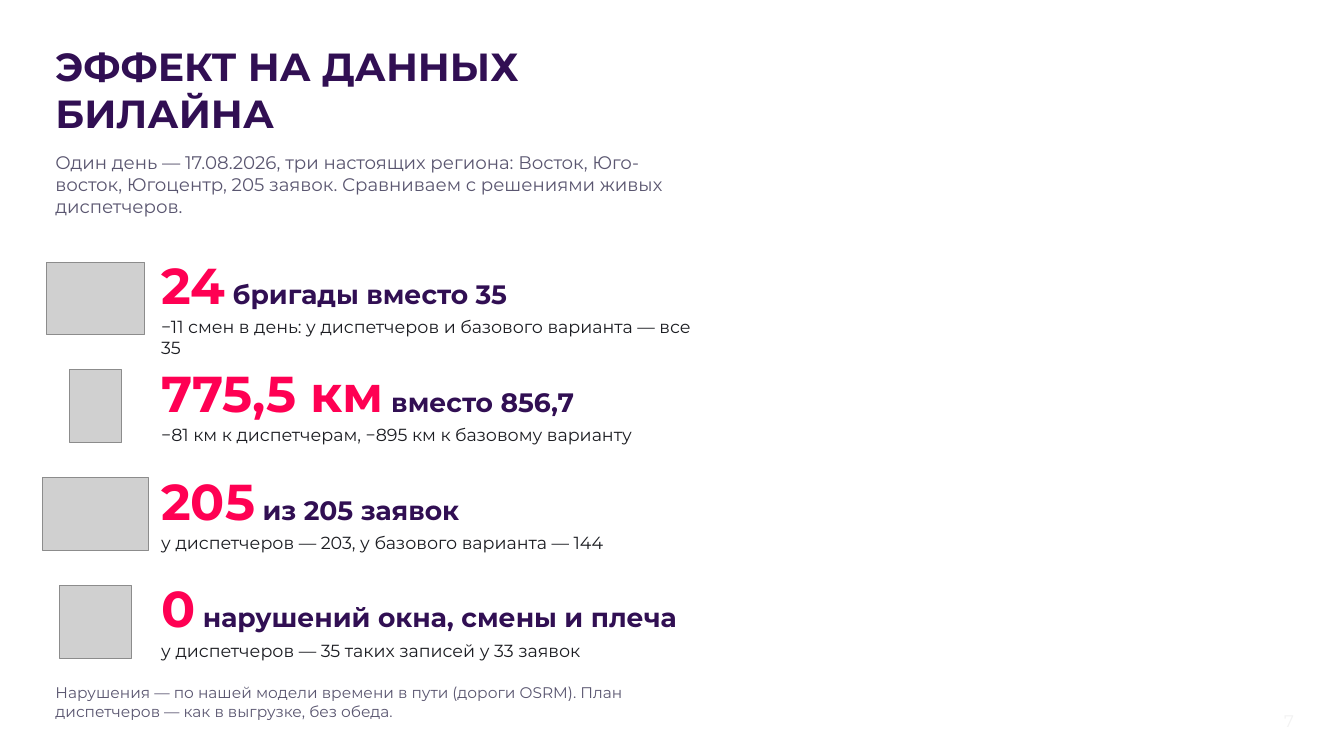
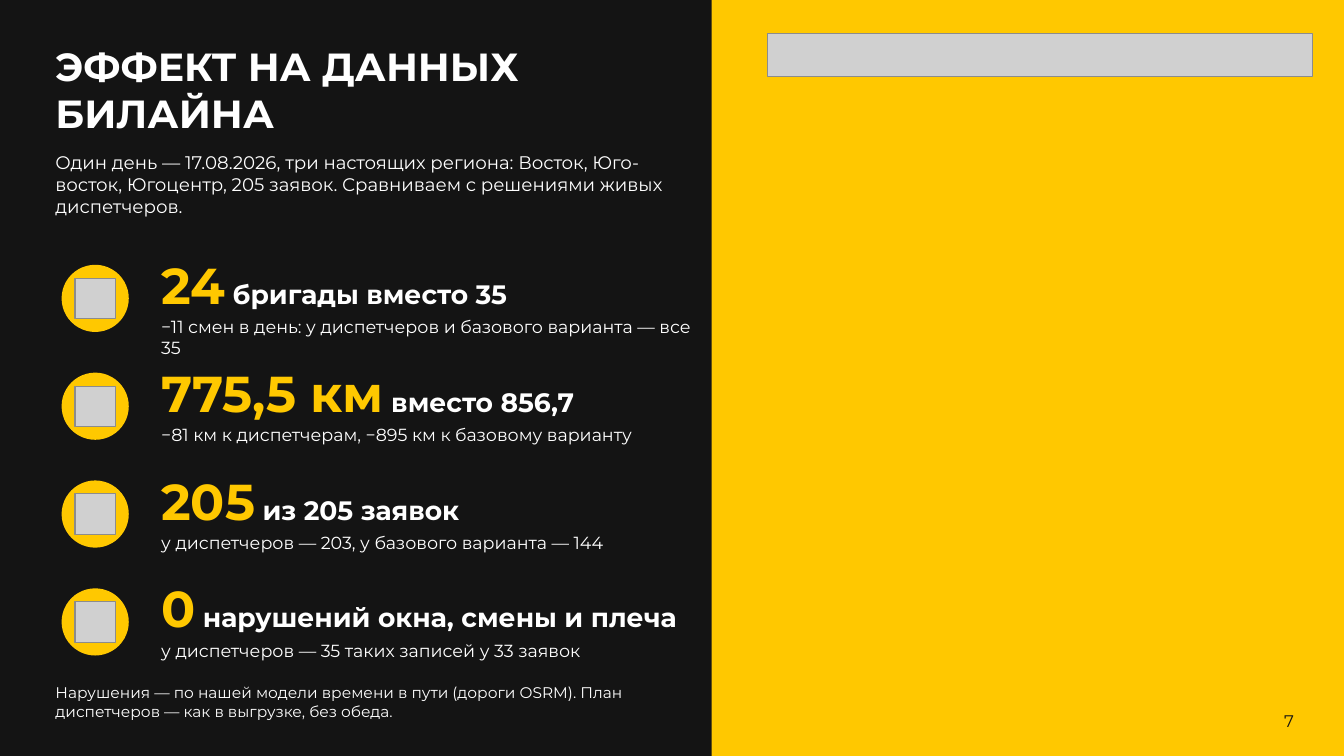
Before and after one commit to earlyr1/beeline-routing, a slide deck: slide 7 of ЛЦТ2026_Презентация_верные_обязательные_слайды.pptx. Drawn at 1344x756 pixels with LibreOffice and Linux fonts; fonts in the diff are those of the drawing; grey boxes stand for pictures; background and template pictures are left out. Boxes give left, top, right and bottom in pixels: in the first picture for what was removed or moved away, otherwise in the second. Text is boxed around its words. In the diff, an @@ line names an element or a change of style, - is before the commit and + after.

```diff
--- a/ЛЦТ2026_Презентация_верные_обязательные_слайды.pptx
+++ b/ЛЦТ2026_Презентация_верные_обязательные_слайды.pptx
@@ background picture (left out) to #FFC800 @@
@@ rectangle added at [0,0,712,756], fill #141414 @@
@@ text "ЭФФЕКТ НА ДАННЫХ БИЛАЙНА" at [55,52,518,129]: text colour #310F53 to #FFFFFF @@
@@ picture added at [768,34,1313,78] @@
@@ text "Один день — 17.08.2026, три ..." at [55,156,662,217]: text colour #5A5670 to #FFFFFF @@
@@ ellipse added at [62,265,129,333], fill #FFC800 @@
@@ text "24 бригады вместо 35" at [161,268,507,309]: text colour #FF0053 to #FFC800 in "24"; text colour #310F53 to #FFFFFF in "бригады вместо 35" @@
@@ picture: place and size @@
-picture at [46,262,145,335]
+picture at [75,278,115,319]
@@ ellipse added at [62,373,129,441], fill #FFC800 @@
@@ picture: place and size @@
-picture at [70,370,122,443]
+picture at [75,386,115,426]
@@ text "775,5 км вместо 856,7" at [161,376,574,420]: text colour #FF0053 to #FFC800 in "775,5 км"; text colour #310F53 to #FFFFFF in "вместо 856,7" @@
@@ text "205 из 205 заявок" at [161,484,460,521]: text colour #FF0053 to #FFC800 in "205"; text colour #310F53 to #FFFFFF in "из 205 заявок" @@
@@ ellipse added at [62,481,129,548], fill #FFC800 @@
@@ picture: place and size @@
-picture at [43,478,149,551]
+picture at [75,494,115,534]
@@ ellipse added at [62,589,129,656], fill #FFC800 @@
@@ text "0 нарушений окна, смены и ..." at [161,591,677,633]: text colour #FF0053 to #FFC800 in "0"; text colour #310F53 to #FFFFFF @@
@@ picture: place and size @@
-picture at [59,586,131,658]
+picture at [75,602,115,642]
@@ text colour #1C1D22 to #FFFFFF in 4 elements at [161,320,690,354], [161,428,632,445], [161,536,603,553], [161,644,580,661] @@
@@ text "Нарушения — по нашей модели ..." at [55,686,622,720]: text colour #5A5670 to #FFFFFF @@
@@ page number at [1284,715,1294,727]: text colour #F2F2F2 to #141414 @@
```
Also in this commit, not shown: 12 other slides changed.
